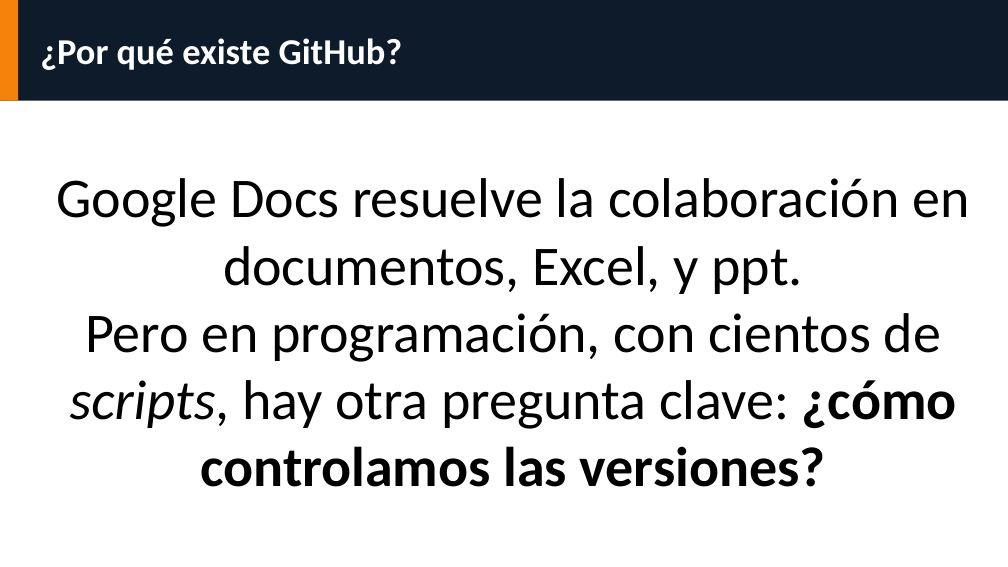
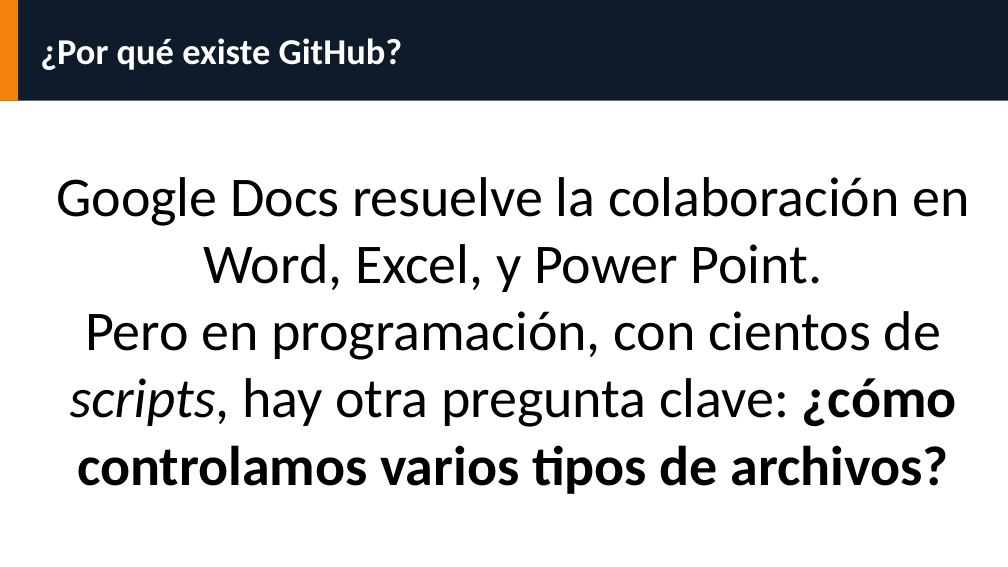
Before and after one commit to jqvargas/Clase_CCGUC, a slide deck: slide 2 of github_clase_CCGUC.pptx. Drawn at 1008x567 pixels with LibreOffice and Linux fonts; fonts in the diff are those of the drawing. Boxes give left, top, right and bottom in pixels: in the first picture for what was removed or moved away, otherwise in the second. Text is boxed around its words. In the diff, an @@ line names an element or a change of style, - is before the commit and + after.

Commit message:
modified ppt

```diff
--- a/github_clase_CCGUC.pptx
+++ b/github_clase_CCGUC.pptx
@@ text at (56,177,969,494): text changed @@
-Google Docs resuelve la colaboración en documentos, Excel, y ppt.
-Pero en programación, con cientos de scripts, hay otra pregunta clave: ¿cómo controlamos las versiones?
+Google Docs resuelve la colaboración en Word, Excel, y Power Point.
+Pero en programación, con cientos de scripts, hay otra pregunta clave: ¿cómo controlamos varios tipos de archivos?
```
Also in this commit, not shown: 1 other slide changed.
